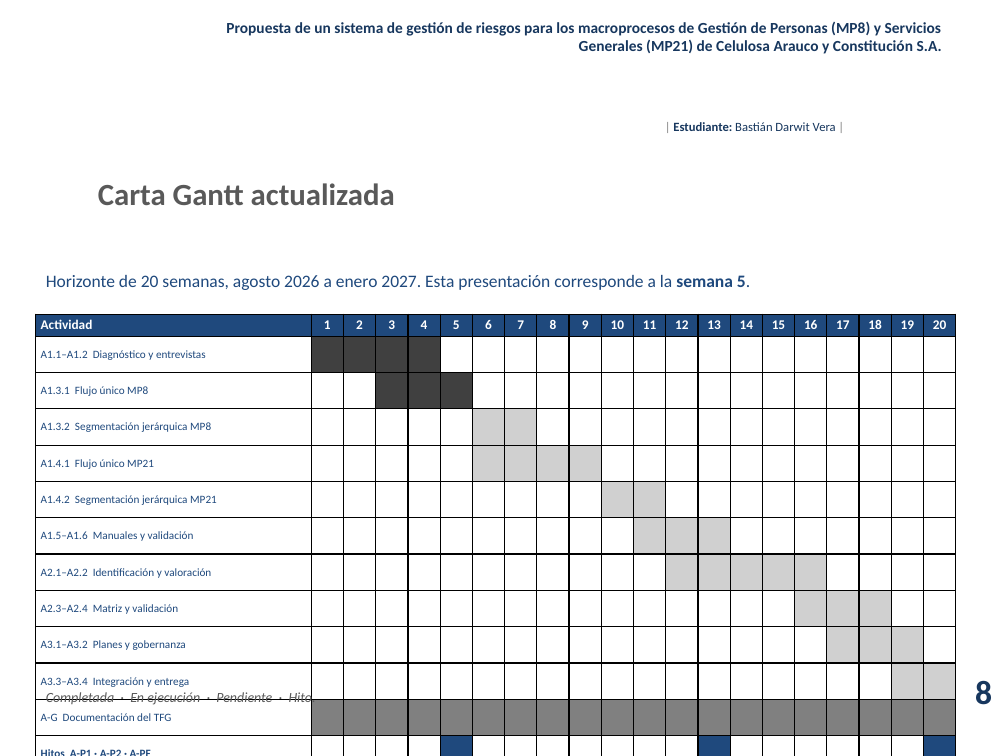
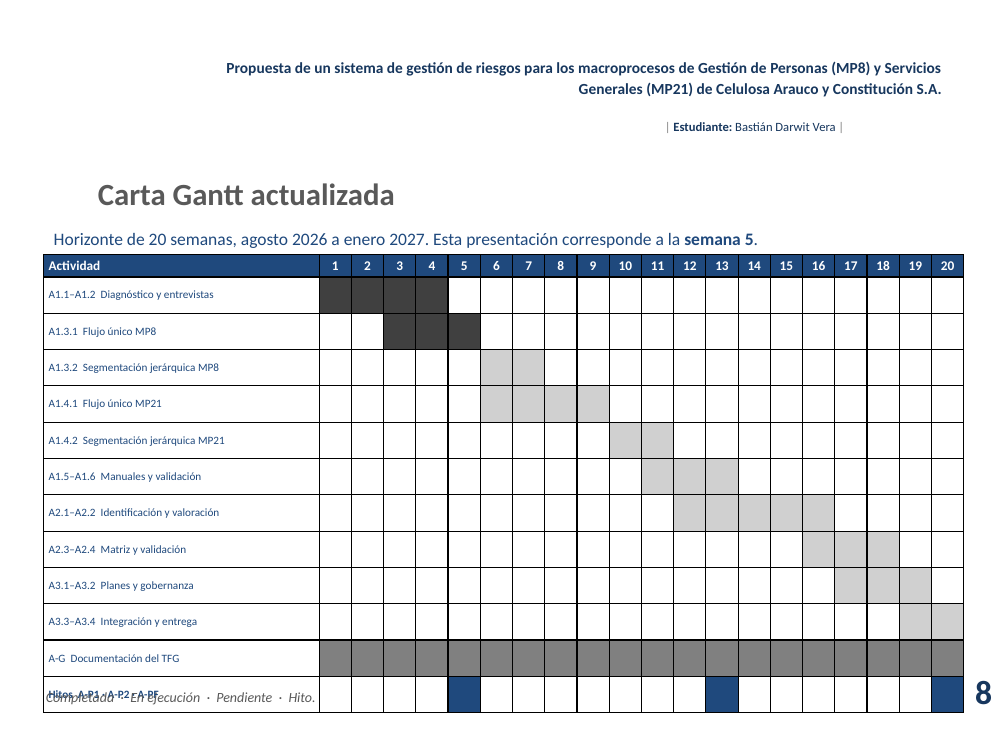
Before and after one commit to BastianDarwit/AFE, a slide deck: slide 8 of Avance_1_TFG_Bastian_Darwit_v4.pptx. Drawn at 1008x756 pixels with LibreOffice and Linux fonts; fonts in the diff are those of the drawing; background and template pictures are left out. Boxes give left, top, right and bottom in pixels: in the first picture for what was removed or moved away, otherwise in the second. Text is boxed around its words. In the diff, an @@ line names an element or a change of style, - is before the commit and + after.

```diff
--- a/Avance_1_TFG_Bastian_Darwit_v4.pptx
+++ b/Avance_1_TFG_Bastian_Darwit_v4.pptx
@@ text "Propuesta de un sistema de ...": place and size @@
-text "Propuesta de un sistema de ..." at (226, 22, 942, 54)
+text "Propuesta de un sistema de ..." at (226, 61, 942, 97)
@@ text "Propuesta de un sistema de ..." at (226, 61, 942, 97): line spacing 1 to 1.12; vertical alignment top to middle @@
@@ text "Horizonte de 20 semanas, agosto ...": place and size @@
-text "Horizonte de 20 semanas, agosto ..." at (46, 275, 750, 290)
+text "Horizonte de 20 semanas, agosto ..." at (54, 233, 758, 248)
@@ table: place and size @@
-table at (35, 314, 956, 725)
+table at (43, 255, 964, 706)
```
Also in this commit, not shown: 13 other slides changed.
